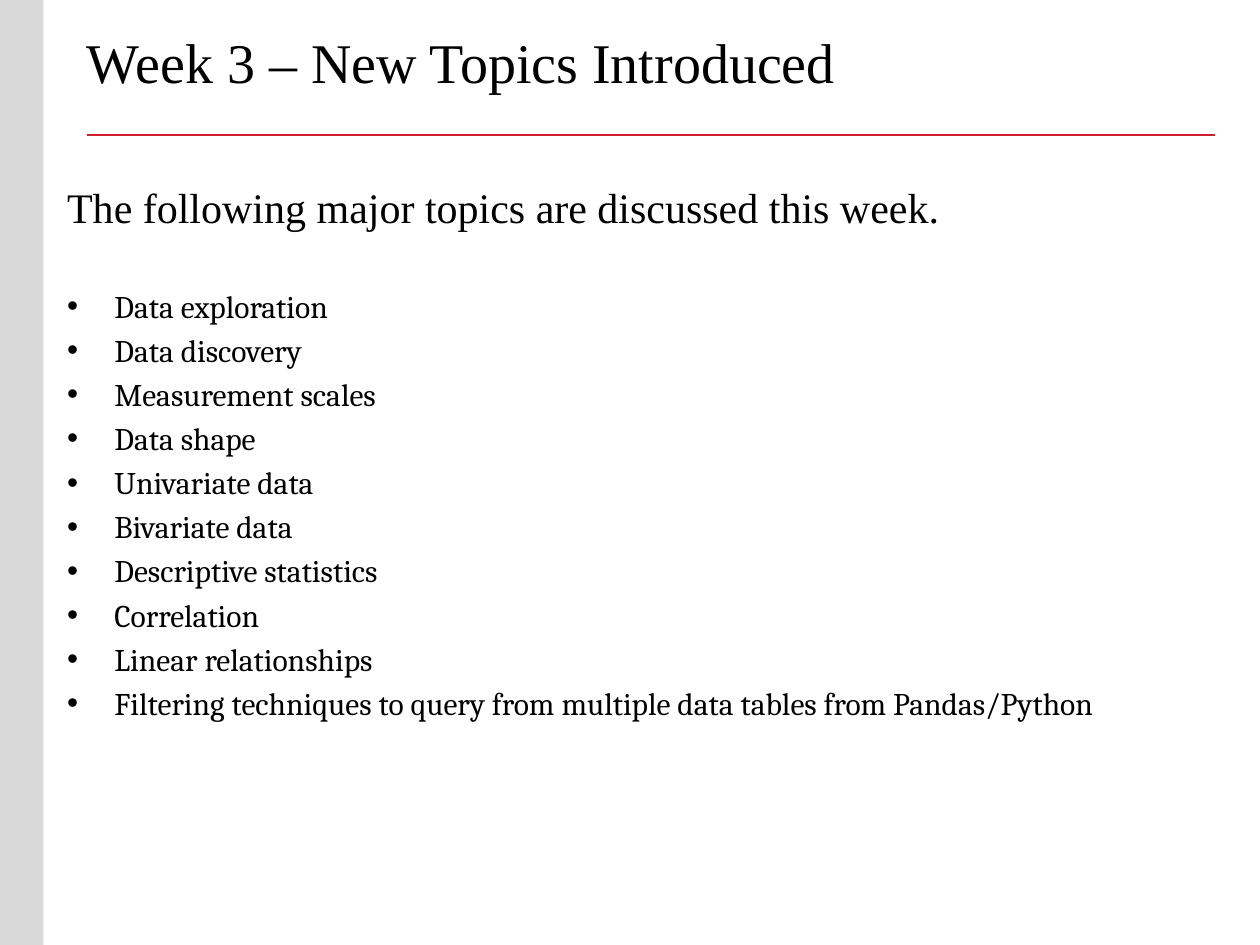
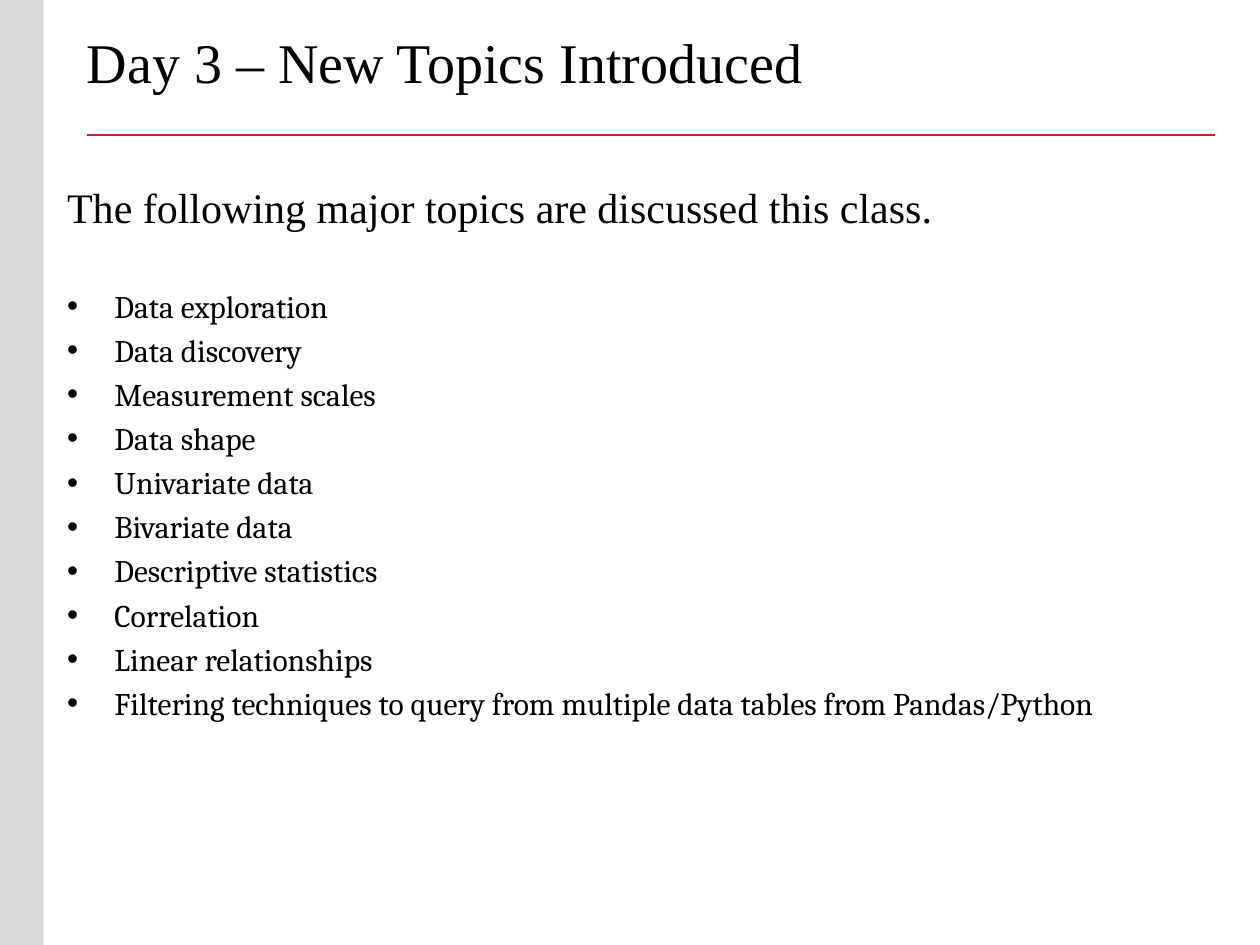
Before and after one commit to buyuhuang/csda1000_FT, a slide deck: slide 5 of day3/1. Lecture/day3_data_distributions.pptx. Drawn at 1260x945 pixels with LibreOffice and Linux fonts; fonts in the diff are those of the drawing; background and template pictures are left out. Boxes give left, top, right and bottom in pixels: in the first picture for what was removed or moved away, otherwise in the second. Text is boxed around its words. In the diff, an @@ line names an element or a change of style, - is before the commit and + after.

```diff
--- a/day3/1. Lecture/day3_data_distributions.pptx
+++ b/day3/1. Lecture/day3_data_distributions.pptx
@@ title at <box>87,44,802,94</box>: text changed @@
-Week 3 – New Topics Introduced
+Day 3 – New Topics Introduced
@@ text at <box>67,193,932,232</box>: text changed @@
-The following major topics are discussed this week.
+The following major topics are discussed this class.
```
Also in this commit, not shown: 9 other slides changed, 15 slides added, 2 slides removed, 14 other files.
